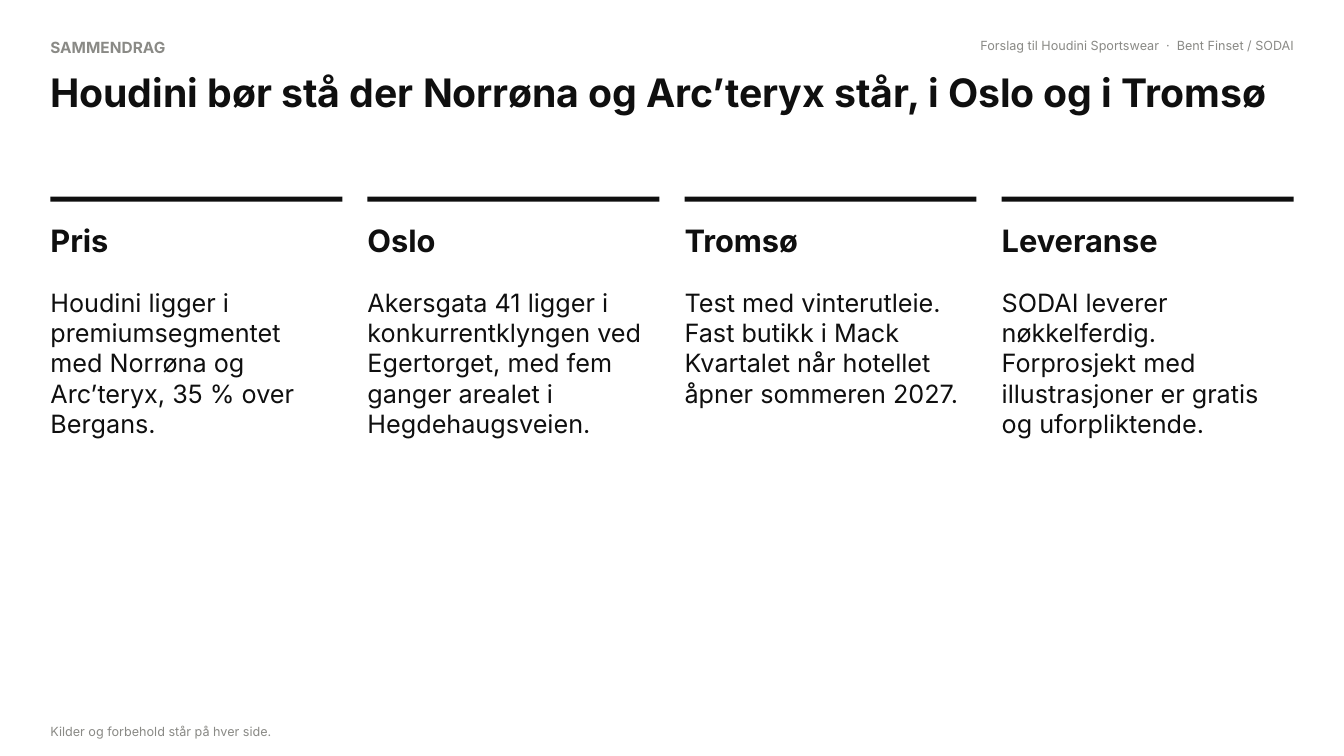
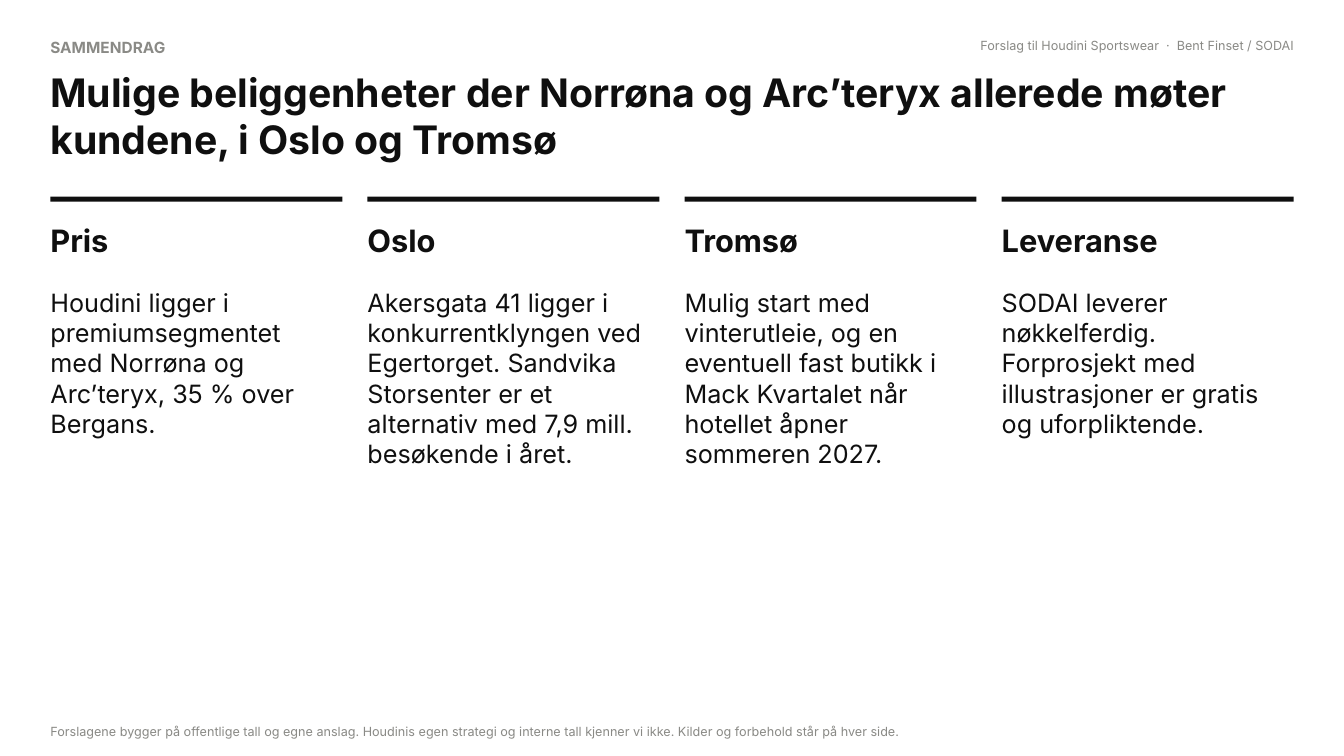
Before and after one commit to bent-commits/finset-trading, a slide deck: slide 2 of analyser/houdini/Houdini_i_Norge.pptx. Drawn at 1344x756 pixels with LibreOffice and Linux fonts; fonts in the diff are those of the drawing. Boxes give left, top, right and bottom in pixels: in the first picture for what was removed or moved away, otherwise in the second. Text is boxed around its words. In the diff, an @@ line names an element or a change of style, - is before the commit and + after.

```diff
--- a/analyser/houdini/Houdini_i_Norge.pptx
+++ b/analyser/houdini/Houdini_i_Norge.pptx
@@ text at (50, 77, 1227, 163): text changed @@
-Houdini bør stå der Norrøna og Arc’teryx står, i Oslo og i Tromsø
+Mulige beliggenheter der Norrøna og Arc’teryx allerede møter kundene, i Oslo og Tromsø
@@ text at (367, 293, 641, 464): text changed @@
-Akersgata 41 ligger i konkurrentklyngen ved Egertorget, med fem ganger arealet i Hegdehaugsveien.
+Akersgata 41 ligger i konkurrentklyngen ved Egertorget. Sandvika Storsenter er et alternativ med 7,9 mill. besøkende i året.
@@ text at (685, 293, 936, 464): text changed @@
-Test med vinterutleie. Fast butikk i Mack Kvartalet når hotellet åpner sommeren 2027.
+Mulig start med vinterutleie, og en eventuell fast butikk i Mack Kvartalet når hotellet åpner sommeren 2027.
@@ text at (50, 726, 899, 739): text changed @@
-Kilder og forbehold står på hver side.
+Forslagene bygger på offentlige tall og egne anslag. Houdinis egen strategi og interne tall kjenner vi ikke. Kilder og forbehold står på hver side.
```
Also in this commit, not shown: 9 other slides changed, 1 slide added, 2 other files.
